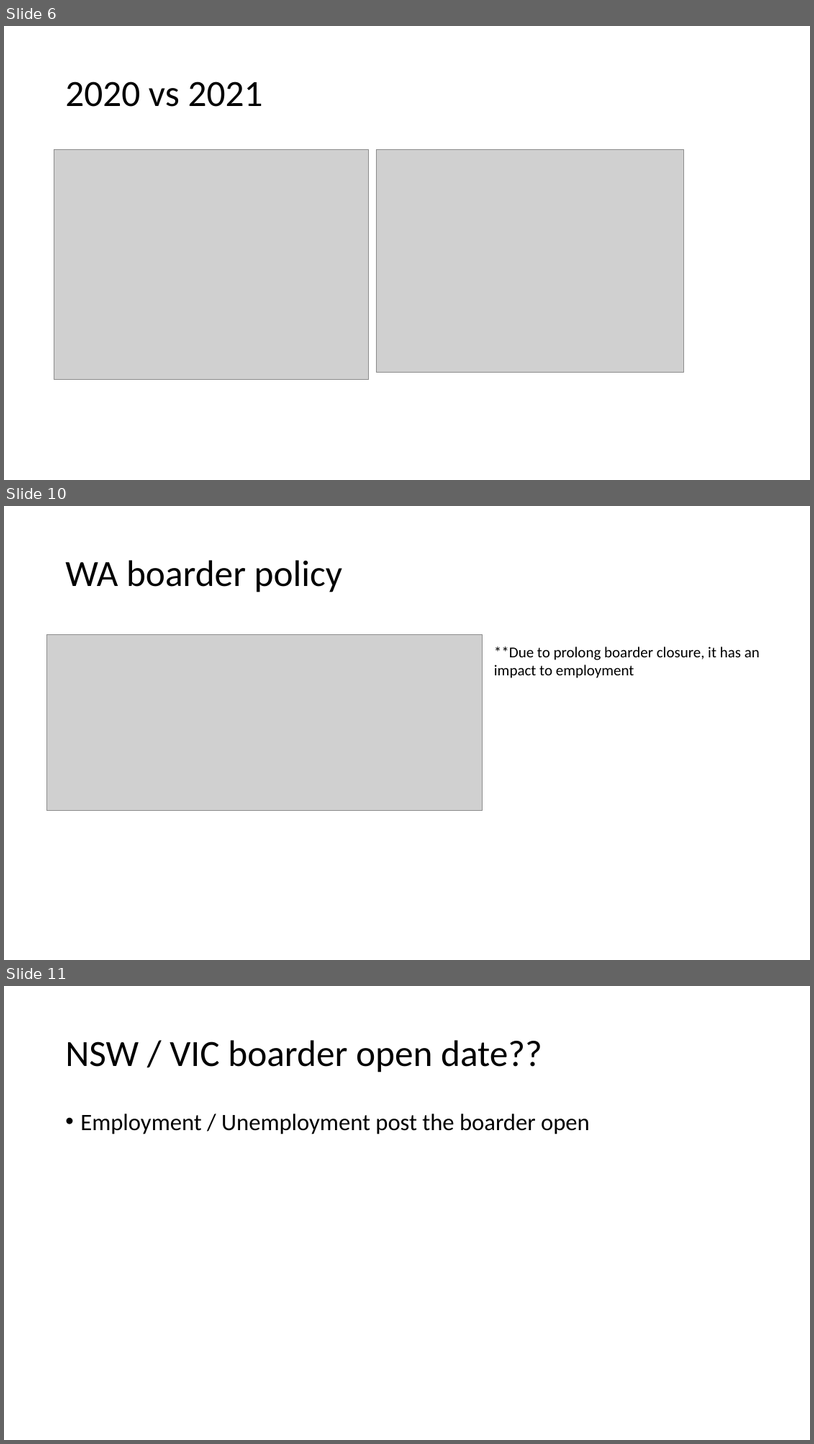
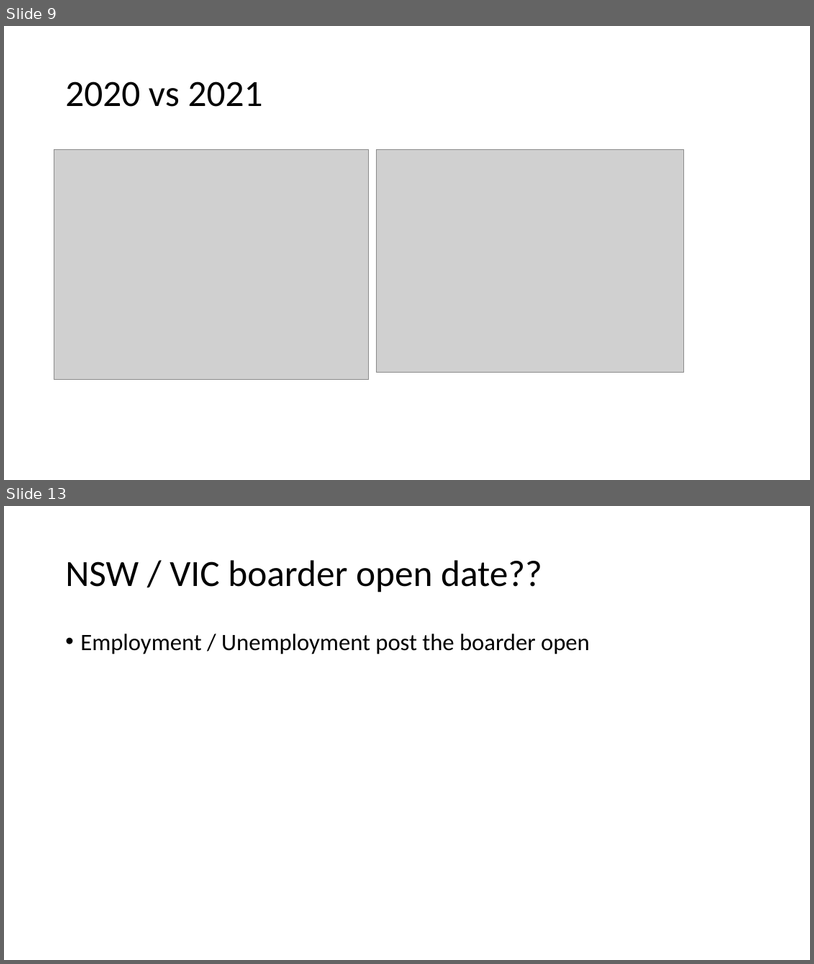
Before and after one commit to CarmenK2/GroupProject1, a slide deck: Presentation_ppt.pptx. Shown one above the other, each under a label of ours: slides 6, 10 and 11 before the commit, slides 9 and 13 after it; the slides between them are not shown. The pictures are 814x1444 and 814x964 pixels, drawn with LibreOffice and Linux fonts; fonts in the diff are those of the drawing; grey boxes stand for pictures. Boxes give left, top, right and bottom in pixels: in the first picture for what was removed or moved away, otherwise in the second. Text is boxed around its words. In the diff, an @@ line names an element or a change of style, - is before the commit and + after.

```diff
--- a/Presentation_ppt.pptx
+++ b/Presentation_ppt.pptx
@@ slide 10 removed at [4,506,810,960], background #FFFFFF @@
@@ title removed at [65,560,342,592] @@
-WA boarder policy
@@ picture removed at [47,634,483,810] @@
@@ text removed at [494,646,760,678] @@
-**Due to prolong boarder closure, it has an impact to employment
@@ what was slide 6 is now slide 9 @@
@@ what was slide 11 is now slide 13 @@
```
Also in this commit, not shown: 3 slides changed, 8 slides added, 5 other slides removed, 2 other files.
